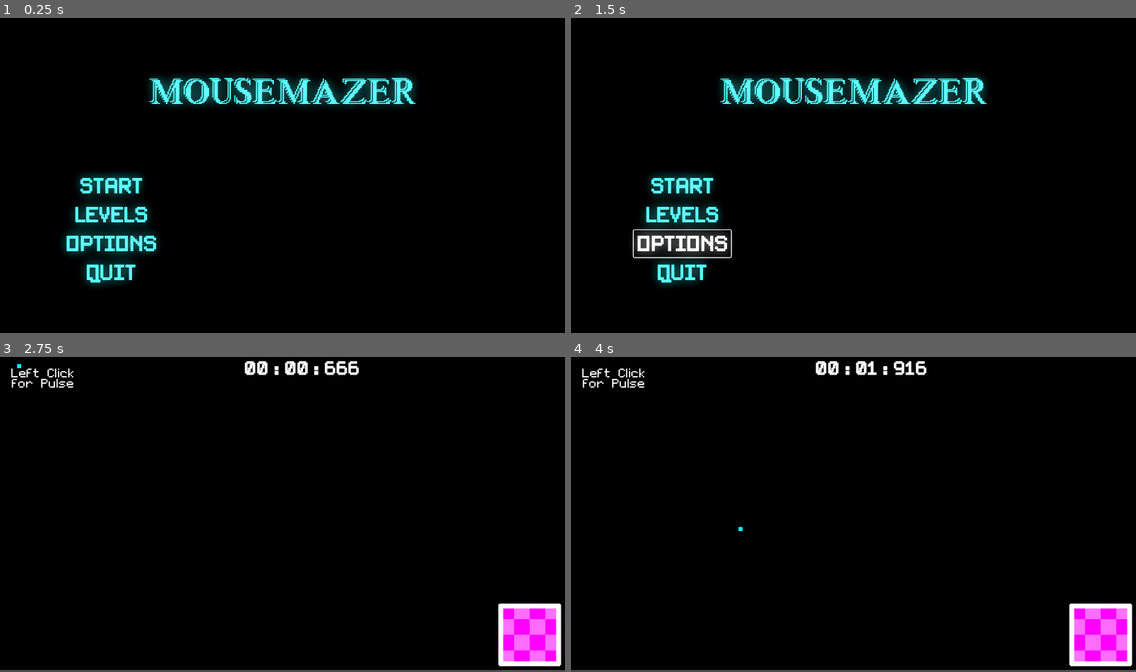
Above: before the commit, frames 1-4 (two rows, left to right).
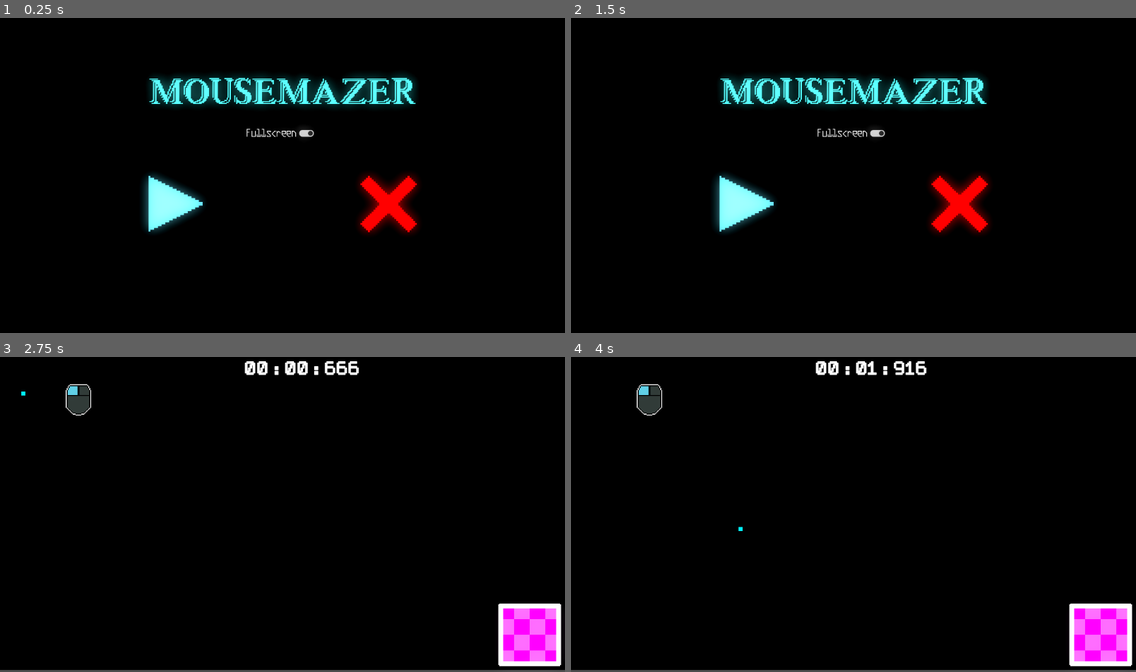
Above: after the commit, the same moments.

Repository: TheSundawg/mousemaze
Game: Godot game, scene res://Levels/MainMenu.tscn
The game is run twice, just before and just after one commit, with the same random seed, the same clock (stepped at 60 frames per second) and the same inputs. Sound files missing from this copy of the repository are replaced by a short silence.
Inputs (mouse positions are in pixels of both pictures, inside the frame that each line leads up to; where the layout moved, square brackets give the same spot in the first picture):
- Up to frame 1 (0.25 s): no input
- Up to frame 2 (1.5 s): click (684, 213) at 0.5 s, where only the run before the commit has a clickable "Levels"; click (684, 244) at 1.25 s, where only the run before the commit has a clickable "Options"
- Up to frame 3 (2.75 s): click (175, 542) [113, 523] at 2 s
- Up to frame 4 (4 s): move the mouse to (977, 498) at 2.77 s; click (977, 498) at 2.85 s; move the mouse to (740, 530) at 3.52 s; click (740, 530) at 3.6 s

The runs differ from the first frame. In frame 1, 6.5% of the frame differs, in the area x 11-75%, y 35-86%; in frame 2, 6.8%, in the area x 10-75%, y 35-86%; in frame 3, 0.6%; in frame 4, 0.6%.
Error before the commit: Attempt to call function 'play' in base 'null instance' on a null instance. (res://Levels/main_menu.gd:20)
Error after the commit: Attempt to call function 'play' in base 'null instance' on a null instance. (res://Levels/main_menu.gd:21)

Commit message:
Better UI

Diff:
--- a/stealth-mouse/Levels/Level0.tscn
+++ b/stealth-mouse/Levels/Level0.tscn
@@ -4,12 +4,12 @@
 [ext_resource type="PackedScene" uid="uid://bh7b7nt1l6wut" path="res://Scenes/Player/cursor.tscn" id="2_p2hwe"]
 [ext_resource type="PackedScene" uid="uid://c4da8tq7x2fxb" path="res://Scenes/Player/detection_sphere.tscn" id="3_8ni6x"]
 [ext_resource type="PackedScene" uid="uid://47d3e7bgif64" path="res://Exit.tscn" id="4_p2hwe"]
-[ext_resource type="FontFile" uid="uid://cbxucjnksoerc" path="res://Fonts/RosesareFF0000.ttf" id="5_ajely"]
 [ext_resource type="PackedScene" uid="uid://dt2y86l3hlkwe" path="res://Scenes/Environment/stopwatch.tscn" id="6_3yu0n"]
 [ext_resource type="PackedScene" uid="uid://2ak12mg4a86m" path="res://Scoreboard.tscn" id="8_i4luy"]
 [ext_resource type="AudioStream" uid="uid://botsbbpjmirte" path="res://Sounds/396792__ghostsyndicate__gs_free1_172_perc_01.wav" id="9_ajely"]
 [ext_resource type="Texture2D" uid="uid://sku3j02wkty0" path="res://Sprites/heart.png" id="9_yx5hh"]
 [ext_resource type="AudioStream" uid="uid://cm08e2ujufijm" path="res://Sounds/132507__daza303__silverbox-vst-acid-loop1-32-bit-96000khz.wav" id="10_3yu0n"]
+[ext_resource type="Texture2D" uid="uid://b1wdfbmx7j0ll" path="res://Sprites/mouse.png" id="10_ajely"]
 
 [sub_resource type="Environment" id="Environment_xcayt"]
 background_mode = 3
@@ -34,15 +34,6 @@
 [node name="Exit" parent="." instance=ExtResource("4_p2hwe")]
 position = Vector2(1016, 512)
 
-[node name="RichTextLabel" type="RichTextLabel" parent="."]
-offset_top = 32.0
-offset_right = 176.0
-offset_bottom = 120.0
-theme_override_fonts/normal_font = ExtResource("5_ajely")
-theme_override_font_sizes/normal_font_size = 21
-text = "Left Click for Pulse"
-horizontal_alignment = 1
-
 [node name="Stopwatch" parent="." instance=ExtResource("6_3yu0n")]
 position = Vector2(496, 0)
 
@@ -51,7 +42,7 @@
 offset_bottom = 23.0
 
 [node name="spawn_pos" type="Node2D" parent="."]
-position = Vector2(40, 24)
+position = Vector2(48, 80)
 
 [node name="Score" parent="." instance=ExtResource("8_i4luy")]
 visible = false
@@ -85,11 +76,15 @@
 
 [node name="Music" type="AudioStreamPlayer" parent="."]
 stream = ExtResource("9_ajely")
-autoplay = true
 playback_type = 1
 
 [node name="ExitMusic" type="AudioStreamPlayer" parent="."]
 stream = ExtResource("10_3yu0n")
 
+[node name="Sprite2D" type="Sprite2D" parent="."]
+position = Vector2(160, 96)
+scale = Vector2(0.4, 0.4)
+texture = ExtResource("10_ajely")
+
 [connection signal="finished" from="Music" to="." method="_on_music_finished"]
 [connection signal="finished" from="ExitMusic" to="." method="_on_exit_music_finished"]
--- a/stealth-mouse/Levels/Level1.tscn
+++ b/stealth-mouse/Levels/Level1.tscn
@@ -4,13 +4,13 @@
 [ext_resource type="PackedScene" uid="uid://bh7b7nt1l6wut" path="res://Scenes/Player/cursor.tscn" id="2_3anf8"]
 [ext_resource type="PackedScene" uid="uid://c4da8tq7x2fxb" path="res://Scenes/Player/detection_sphere.tscn" id="3_fhqol"]
 [ext_resource type="PackedScene" uid="uid://cub42feg15oas" path="res://Scenes/Environment/wall_1.tscn" id="4_iotdp"]
-[ext_resource type="FontFile" uid="uid://cbxucjnksoerc" path="res://Fonts/RosesareFF0000.ttf" id="5_5g41i"]
 [ext_resource type="PackedScene" uid="uid://47d3e7bgif64" path="res://Exit.tscn" id="5_nutv8"]
 [ext_resource type="PackedScene" uid="uid://dt2y86l3hlkwe" path="res://Scenes/Environment/stopwatch.tscn" id="6_05pb0"]
 [ext_resource type="PackedScene" uid="uid://2ak12mg4a86m" path="res://Scoreboard.tscn" id="7_dl8mf"]
 [ext_resource type="Texture2D" uid="uid://sku3j02wkty0" path="res://Sprites/heart.png" id="8_xcayt"]
 [ext_resource type="AudioStream" uid="uid://botsbbpjmirte" path="res://Sounds/396792__ghostsyndicate__gs_free1_172_perc_01.wav" id="10_7fl83"]
 [ext_resource type="AudioStream" uid="uid://cm08e2ujufijm" path="res://Sounds/132507__daza303__silverbox-vst-acid-loop1-32-bit-96000khz.wav" id="11_p5226"]
+[ext_resource type="Texture2D" uid="uid://cj0s7bqmes20y" path="res://Sprites/NoWalls.png" id="12_f5cpa"]
 [ext_resource type="AudioStream" uid="uid://rchntkatpdjj" path="res://Sounds/386862__profmudkip__8-bit-explosion.wav" id="12_tuji2"]
 
 [sub_resource type="Environment" id="Environment_xcayt"]
@@ -36,15 +36,6 @@
 [node name="Exit" parent="." instance=ExtResource("5_nutv8")]
 position = Vector2(512, 192)
 
-[node name="RichTextLabel" type="RichTextLabel" parent="."]
-offset_left = 216.0
-offset_top = 24.0
-offset_right = 432.0
-offset_bottom = 248.0
-theme_override_fonts/normal_font = ExtResource("5_5g41i")
-theme_override_font_sizes/normal_font_size = 21
-text = "Hitting the walls will reset you to the beginning of the level."
-
 [node name="Stopwatch" parent="." instance=ExtResource("6_05pb0")]
 position = Vector2(496, 0)
 
@@ -593,7 +584,6 @@
 
 [node name="Music" type="AudioStreamPlayer" parent="."]
 stream = ExtResource("10_7fl83")
-autoplay = true
 playback_type = 1
 
 [node name="ExitMusic" type="AudioStreamPlayer" parent="."]
@@ -602,5 +592,10 @@
 [node name="Dead" type="AudioStreamPlayer" parent="."]
 stream = ExtResource("12_tuji2")
 
+[node name="NoWalls" type="Sprite2D" parent="."]
+position = Vector2(264, 64)
+scale = Vector2(1.16667, 1.16667)
+texture = ExtResource("12_f5cpa")
+
 [connection signal="finished" from="Music" to="." method="_on_music_finished"]
 [connection signal="finished" from="ExitMusic" to="." method="_on_exit_music_finished"]
--- a/stealth-mouse/Levels/Level2.tscn
+++ b/stealth-mouse/Levels/Level2.tscn
@@ -869,7 +869,6 @@
 
 [node name="Music" type="AudioStreamPlayer" parent="."]
 stream = ExtResource("8_x7rwe")
-autoplay = true
 
 [node name="ExitMusic" type="AudioStreamPlayer" parent="."]
 stream = ExtResource("9_lf2mf")
--- a/stealth-mouse/Levels/Level3.tscn
+++ b/stealth-mouse/Levels/Level3.tscn
@@ -1880,7 +1880,6 @@
 
 [node name="Music" type="AudioStreamPlayer" parent="."]
 stream = ExtResource("8_hy5j1")
-autoplay = true
 playback_type = 1
 
 [node name="ExitMusic" type="AudioStreamPlayer" parent="."]
--- a/stealth-mouse/Levels/Level4.tscn
+++ b/stealth-mouse/Levels/Level4.tscn
@@ -1689,7 +1689,6 @@
 
 [node name="Music" type="AudioStreamPlayer" parent="."]
 stream = ExtResource("8_v72e1")
-autoplay = true
 playback_type = 1
 
 [node name="ExitMusic" type="AudioStreamPlayer" parent="."]
--- a/stealth-mouse/Levels/MainMenu.tscn
+++ b/stealth-mouse/Levels/MainMenu.tscn
@@ -1,9 +1,12 @@
-[gd_scene load_steps=6 format=3 uid="uid://ddpdrhw11n4cv"]
+[gd_scene load_steps=9 format=3 uid="uid://ddpdrhw11n4cv"]
 
 [ext_resource type="Script" uid="uid://ix6eh1p6u35i" path="res://Levels/main_menu.gd" id="1_h7a2f"]
 [ext_resource type="FontFile" uid="uid://byc5ev6pl45gw" path="res://Fonts/PixelSplitter-Bold.ttf" id="2_hr4vk"]
 [ext_resource type="FontFile" uid="uid://beory3n4qpt4b" path="res://Fonts/Blockstepped.ttf" id="3_2k6u6"]
+[ext_resource type="Texture2D" uid="uid://c2dlyqvhd72ts" path="res://Sprites/play.png" id="3_gerv3"]
+[ext_resource type="Texture2D" uid="uid://cihrcdgkvnw2p" path="res://Sprites/Quit.png" id="4_17ajd"]
 [ext_resource type="AudioStream" uid="uid://dqwhjerqt1acb" path="res://Sounds/168178__afleetingspeck__got-that-beat-haa-loop.wav" id="4_65ows"]
+[ext_resource type="FontFile" uid="uid://b61t35i38ddok" path="res://Fonts/plasmati.ttf" id="5_2ld8x"]
 
 [sub_resource type="Environment" id="Environment_yw2i3"]
 background_mode = 3
@@ -28,46 +31,31 @@
 offset_bottom = 648.0
 color = Color(0, 0, 0, 1)
 
-[node name="VBoxContainer" type="VBoxContainer" parent="."]
-layout_mode = 0
-offset_left = 128.0
+[node name="Start" type="Button" parent="."]
+layout_mode = 2
+offset_left = 296.0
 offset_top = 320.0
-offset_right = 230.0
-offset_bottom = 450.0
-
-[node name="Start" type="Button" parent="VBoxContainer"]
-layout_mode = 2
+offset_right = 464.0
+offset_bottom = 488.0
+scale = Vector2(0.760473, 0.760473)
 theme_override_colors/font_color = Color(0.305882, 1, 1, 1)
 theme_override_fonts/font = ExtResource("2_hr4vk")
 theme_override_font_sizes/font_size = 40
-text = "Start"
+icon = ExtResource("3_gerv3")
 flat = true
 icon_alignment = 1
 
-[node name="Levels" type="Button" parent="VBoxContainer"]
+[node name="Quit" type="Button" parent="."]
 layout_mode = 2
+offset_left = 728.0
+offset_top = 320.0
+offset_right = 896.0
+offset_bottom = 488.0
+scale = Vector2(0.767953, 0.767953)
 theme_override_colors/font_color = Color(0.305882, 1, 1, 1)
 theme_override_fonts/font = ExtResource("2_hr4vk")
 theme_override_font_sizes/font_size = 40
-text = "Levels"
-flat = true
-icon_alignment = 1
-
-[node name="Options" type="Button" parent="VBoxContainer"]
-layout_mode = 2
-theme_override_colors/font_color = Color(0.305882, 1, 1, 1)
-theme_override_fonts/font = ExtResource("2_hr4vk")
-theme_override_font_sizes/font_size = 40
-text = "Options"
-flat = true
-icon_alignment = 1
-
-[node name="Quit" type="Button" parent="VBoxContainer"]
-layout_mode = 2
-theme_override_colors/font_color = Color(0.305882, 1, 1, 1)
-theme_override_fonts/font = ExtResource("2_hr4vk")
-theme_override_font_sizes/font_size = 40
-text = "Quit"
+icon = ExtResource("4_17ajd")
 flat = true
 
 [node name="WorldEnvironment" type="WorldEnvironment" parent="."]
@@ -89,8 +77,19 @@
 stream = ExtResource("4_65ows")
 autoplay = true
 
-[connection signal="pressed" from="VBoxContainer/Start" to="." method="_on_start_pressed"]
-[connection signal="pressed" from="VBoxContainer/Levels" to="." method="_on_levels_pressed"]
-[connection signal="pressed" from="VBoxContainer/Options" to="." method="_on_options_pressed"]
-[connection signal="pressed" from="VBoxContainer/Quit" to="." method="_on_quit_pressed"]
+[node name="Fullscreen" type="CheckButton" parent="."]
+layout_mode = 0
+offset_left = 496.0
+offset_top = 224.0
+offset_right = 647.0
+offset_bottom = 256.0
+theme_override_colors/font_color = Color(0, 1, 1, 1)
+theme_override_fonts/font = ExtResource("5_2ld8x")
+theme_override_font_sizes/font_size = 20
+button_pressed = true
+text = "Fullscreen"
+
+[connection signal="pressed" from="Start" to="." method="_on_start_pressed"]
+[connection signal="pressed" from="Quit" to="." method="_on_quit_pressed"]
 [connection signal="finished" from="MainMusic" to="." method="_on_audio_stream_player_finished"]
+[connection signal="toggled" from="Fullscreen" to="." method="_on_fullscreen_toggled"]
--- a/stealth-mouse/Levels/main_menu.gd
+++ b/stealth-mouse/Levels/main_menu.gd
@@ -2,6 +2,8 @@
 
 func _ready() -> void:
 	Input.mouse_mode = Input.MOUSE_MODE_CONFINED
+	BgData.volume.emit()
+
 
 func _on_start_pressed() -> void:
 	get_tree().change_scene_to_file("res://Levels/Level0.tscn")
@@ -13,8 +15,13 @@
 	pass # Replace with function body.
 
 func _on_options_pressed() -> void:
-	pass # Replace with function body.
-
+	get_tree().change_scene_to_file("res://Levels/Options.tscn")
 
 func _on_audio_stream_player_finished() -> void:
 	$AudioStreamPlayer.play()
+
+func _on_fullscreen_toggled(toggled_on: bool) -> void:
+	if toggled_on:
+		get_window().mode = Window.MODE_EXCLUSIVE_FULLSCREEN
+	else:
+		get_window().mode = Window.MODE_WINDOWED
--- a/stealth-mouse/Scripts/bg_data.gd
+++ b/stealth-mouse/Scripts/bg_data.gd
@@ -8,6 +8,7 @@
 
 signal level_data(time: String, lives: int, level_name: String)
 signal print_level(time: Array, lives: Array, names: Array)
+signal volume(toggled: bool)
 
 func _ready() -> void:
 	BgData.level_data.connect(_on_level_data)
--- a/stealth-mouse/Scripts/level_0.gd
+++ b/stealth-mouse/Scripts/level_0.gd
@@ -12,6 +12,7 @@
 var this_level = "res://Levels/Level0.tscn"
 var next_level = "res://Levels/Level1.tscn"
 var lives_left: int
+var music: bool
 
 
 # Input Related Functions
@@ -75,9 +76,12 @@
 		$"cursor/DeathBox".process_mode = Node.PROCESS_MODE_DISABLED
 		$Music.stop()
 		$ExitMusic.play()
+
 func _ready():
 	var spawn = $spawn_pos.position
 	lives_left = 3
+	$Music.play(0.0)
+
 
 	Input.mouse_mode = Input.MOUSE_MODE_CONFINED_HIDDEN
 	get_viewport().warp_mouse(spawn)
@@ -86,6 +90,10 @@
 	GlobalEvents.pass_timer_time.connect(_on_pass_timer_time)
 	GlobalEvents.exit_level.connect(_on_exit_level)
 	GlobalEvents.can_pulse.connect(_on_can_pulse)
+	BgData.volume.connect(_on_volume)
+
+func _on_volume(toggled):
+	music = toggled
 
 func _process(_float):
 	_quit_game()
--- a/stealth-mouse/Scripts/level_1.gd
+++ b/stealth-mouse/Scripts/level_1.gd
@@ -12,10 +12,13 @@
 var this_level = "res://Levels/Level1.tscn"
 var next_level = "res://Levels/Level2.tscn"
 var lives_left: int
+var music: bool
 
 func _ready():
 	var spawn = $spawn_pos.position
 	lives_left = 0
+
+	$Music.play()
 
 	Input.mouse_mode = Input.MOUSE_MODE_CONFINED_HIDDEN
 	get_viewport().warp_mouse(spawn)
@@ -25,7 +28,10 @@
 	GlobalEvents.exit_level.connect(_on_exit_level)
 	GlobalEvents.can_pulse.connect(_on_can_pulse)
 	BgData.print_level.connect(_on_print_level)
+	BgData.volume.connect(_on_volume)
 
+func _on_volume(toggled):
+	music = toggled
 # Input Related Functions
 func _quit_game():
 	if Input.is_action_pressed("quit"):
--- a/stealth-mouse/Scripts/level_2.gd
+++ b/stealth-mouse/Scripts/level_2.gd
@@ -13,9 +13,13 @@
 var next_level = "res://Levels/Level3.tscn"
 var lives_left: int
 
+var music: bool
+
 func _ready():
 	var spawn = $spawn_pos.position
-	lives_left = 3
+	lives_left = 0
+
+	$Music.play()
 
 	Input.mouse_mode = Input.MOUSE_MODE_CONFINED_HIDDEN
 	get_viewport().warp_mouse(spawn)
@@ -25,6 +29,10 @@
 	GlobalEvents.exit_level.connect(_on_exit_level)
 	GlobalEvents.can_pulse.connect(_on_can_pulse)
 	BgData.print_level.connect(_on_print_level)
+	BgData.volume.connect(_on_volume)
+
+func _on_volume(toggled):
+	music = toggled
 
 # Input Related Functions
 func _quit_game():
@@ -33,7 +41,6 @@
 
 func _on_can_pulse(boolean):
 	pulsible = boolean
-
 
 func _detection_sphere():
 	var mouse_pos = get_global_mouse_position()
@@ -62,15 +69,12 @@
 		$Exit/AnimationPlayer.play("pulse")
 	elif exit == true:
 		return
-	elif lives_left == -2:
-		get_tree().change_scene_to_file(this_level)
 	else:
-		lives_left -= 1
+		lives_left += 1
 		print(lives_left)
 		$cursor/AnimationPlayer.play("dead")
 		get_viewport().warp_mouse(spawn)
 		$Dead.play()
-
 
 func _on_pass_timer_time(stringy):
 	$Score/TimeScore.text = stringy
@@ -82,21 +86,18 @@
 		$Score.visible = true
 		Input.mouse_mode = Input.MOUSE_MODE_CONFINED
 		GlobalEvents.pass_levels.emit(this_level, next_level)
-		BgData.level_data.emit($Score/TimeScore.text,lives_left,"Level 2")
+		BgData.level_data.emit($Score/TimeScore.text,lives_left,"Level 1")
 		$"cursor/DeathBox".process_mode = Node.PROCESS_MODE_DISABLED
 		$Music.stop()
 		$ExitMusic.play()
 
 func _on_print_level(time, lives, names):
-	print(time)
-	print(lives)
-	print(names)
 	for x in time:
-		$Score/Time.text += "\n" +  x
+		$Score/Time.text += "\n" + x
 	for x in lives:
 		$Score/Lives.text += "\n" +  str(x)
 	for x in names:
-		$Score/Level.text += "\n" + x
+		$Score/Level.text += "\n" +  x
 
 
 func _process(_float):
@@ -104,6 +105,8 @@
 	_sprite_cursor()
 	_detection_sphere()
 
+
+
 func _on_music_finished() -> void:
 	$Music.play()
 
--- a/stealth-mouse/Scripts/level_3.gd
+++ b/stealth-mouse/Scripts/level_3.gd
@@ -13,9 +13,13 @@
 var next_level = "res://Levels/Level4.tscn"
 var lives_left: int
 
+var music: bool
+
 func _ready():
 	var spawn = $spawn_pos.position
-	lives_left = 3
+	lives_left = 0
+
+	$Music.play()
 
 	Input.mouse_mode = Input.MOUSE_MODE_CONFINED_HIDDEN
 	get_viewport().warp_mouse(spawn)
@@ -25,7 +29,10 @@
 	GlobalEvents.exit_level.connect(_on_exit_level)
 	GlobalEvents.can_pulse.connect(_on_can_pulse)
 	BgData.print_level.connect(_on_print_level)
+	BgData.volume.connect(_on_volume)
 
+func _on_volume(toggled):
+	music = toggled
 # Input Related Functions
 func _quit_game():
 	if Input.is_action_pressed("quit"):
@@ -33,7 +40,6 @@
 
 func _on_can_pulse(boolean):
 	pulsible = boolean
-
 
 func _detection_sphere():
 	var mouse_pos = get_global_mouse_position()
@@ -62,15 +68,12 @@
 		$Exit/AnimationPlayer.play("pulse")
 	elif exit == true:
 		return
-	elif lives_left == -2:
-		get_tree().change_scene_to_file(this_level)
 	else:
-		lives_left -= 1
+		lives_left += 1
 		print(lives_left)
 		$cursor/AnimationPlayer.play("dead")
 		get_viewport().warp_mouse(spawn)
 		$Dead.play()
-
 
 func _on_pass_timer_time(stringy):
 	$Score/TimeScore.text = stringy
@@ -82,21 +85,18 @@
 		$Score.visible = true
 		Input.mouse_mode = Input.MOUSE_MODE_CONFINED
 		GlobalEvents.pass_levels.emit(this_level, next_level)
-		BgData.level_data.emit($Score/TimeScore.text,lives_left,"Level 3")
+		BgData.level_data.emit($Score/TimeScore.text,lives_left,"Level 1")
 		$"cursor/DeathBox".process_mode = Node.PROCESS_MODE_DISABLED
 		$Music.stop()
 		$ExitMusic.play()
 
 func _on_print_level(time, lives, names):
-	print(time)
-	print(lives)
-	print(names)
 	for x in time:
-		$Score/Time.text += "\n" +  x
+		$Score/Time.text += "\n" + x
 	for x in lives:
 		$Score/Lives.text += "\n" +  str(x)
 	for x in names:
-		$Score/Level.text += "\n" + x
+		$Score/Level.text += "\n" +  x
 
 
 func _process(_float):
@@ -104,6 +104,8 @@
 	_sprite_cursor()
 	_detection_sphere()
 
+
+
 func _on_music_finished() -> void:
 	$Music.play()
 
--- a/stealth-mouse/Scripts/level_4.gd
+++ b/stealth-mouse/Scripts/level_4.gd
@@ -13,9 +13,13 @@
 var next_level = "res://Levels/Level5.tscn"
 var lives_left: int
 
+var music: bool
+
 func _ready():
 	var spawn = $spawn_pos.position
-	lives_left = 3
+	lives_left = 0
+
+	$Music.play()
 
 	Input.mouse_mode = Input.MOUSE_MODE_CONFINED_HIDDEN
 	get_viewport().warp_mouse(spawn)
@@ -25,7 +29,10 @@
 	GlobalEvents.exit_level.connect(_on_exit_level)
 	GlobalEvents.can_pulse.connect(_on_can_pulse)
 	BgData.print_level.connect(_on_print_level)
+	BgData.volume.connect(_on_volume)
 
+func _on_volume(toggled):
+	music = toggled
 # Input Related Functions
 func _quit_game():
 	if Input.is_action_pressed("quit"):
@@ -33,7 +40,6 @@
 
 func _on_can_pulse(boolean):
 	pulsible = boolean
-
 
 func _detection_sphere():
 	var mouse_pos = get_global_mouse_position()
@@ -62,15 +68,12 @@
 		$Exit/AnimationPlayer.play("pulse")
 	elif exit == true:
 		return
-	elif lives_left == -2:
-		get_tree().change_scene_to_file(this_level)
 	else:
-		lives_left -= 1
+		lives_left += 1
 		print(lives_left)
 		$cursor/AnimationPlayer.play("dead")
 		get_viewport().warp_mouse(spawn)
 		$Dead.play()
-
 
 func _on_pass_timer_time(stringy):
 	$Score/TimeScore.text = stringy
@@ -82,21 +85,18 @@
 		$Score.visible = true
 		Input.mouse_mode = Input.MOUSE_MODE_CONFINED
 		GlobalEvents.pass_levels.emit(this_level, next_level)
-		BgData.level_data.emit($Score/TimeScore.text,lives_left,"Level 4")
+		BgData.level_data.emit($Score/TimeScore.text,lives_left,"Level 1")
 		$"cursor/DeathBox".process_mode = Node.PROCESS_MODE_DISABLED
 		$Music.stop()
 		$ExitMusic.play()
 
 func _on_print_level(time, lives, names):
-	print(time)
-	print(lives)
-	print(names)
 	for x in time:
-		$Score/Time.text += "\n" +  x
+		$Score/Time.text += "\n" + x
 	for x in lives:
 		$Score/Lives.text += "\n" +  str(x)
 	for x in names:
-		$Score/Level.text += "\n" + x
+		$Score/Level.text += "\n" +  x
 
 
 func _process(_float):
@@ -104,6 +104,8 @@
 	_sprite_cursor()
 	_detection_sphere()
 
+
+
 func _on_music_finished() -> void:
 	$Music.play()
 
Binary file added: stealth-mouse/Sprites/NoWalls.png
Not shown, added: stealth-mouse/Sprites/NoWalls.png.import
Binary file added: stealth-mouse/Sprites/Options.png
Not shown, added: stealth-mouse/Sprites/Options.png.import
Binary file added: stealth-mouse/Sprites/Quit.png
Not shown, added: stealth-mouse/Sprites/Quit.png.import
Binary file added: stealth-mouse/Sprites/mouse.png
Not shown, added: stealth-mouse/Sprites/mouse.png.import
Binary file added: stealth-mouse/Sprites/play.png
Not shown, added: stealth-mouse/Sprites/play.png.import
Not shown, changed: stealth-mouse/Current Version/Stealth Mouse.exe
